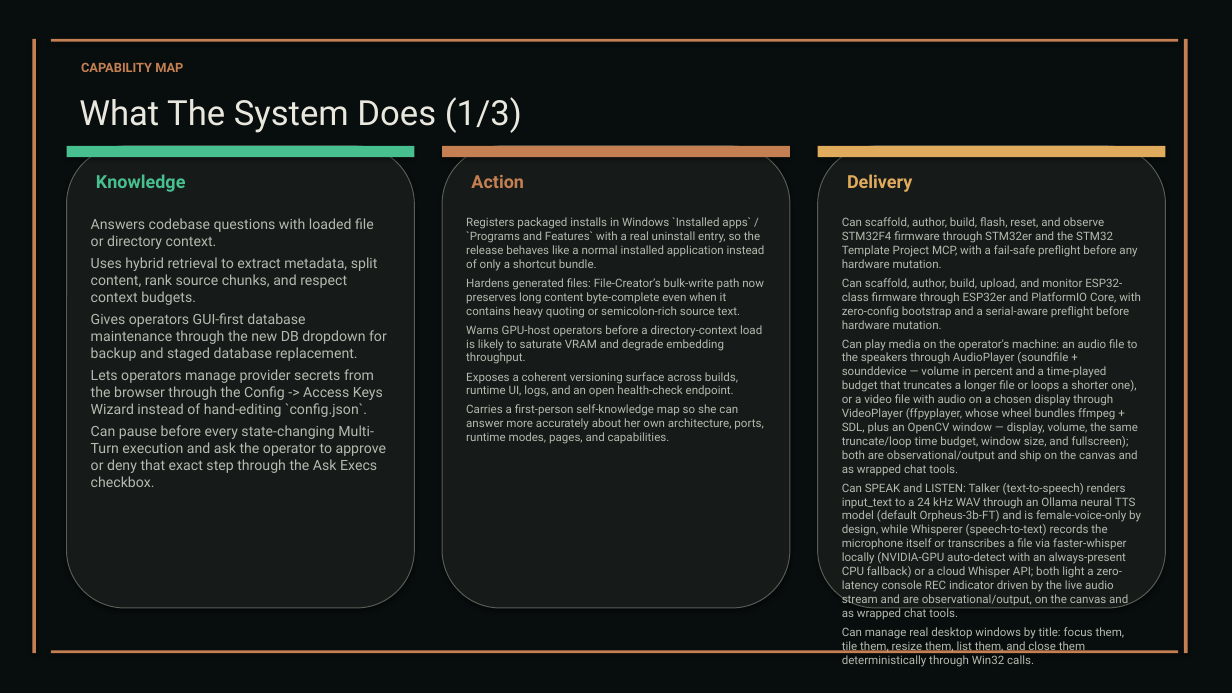
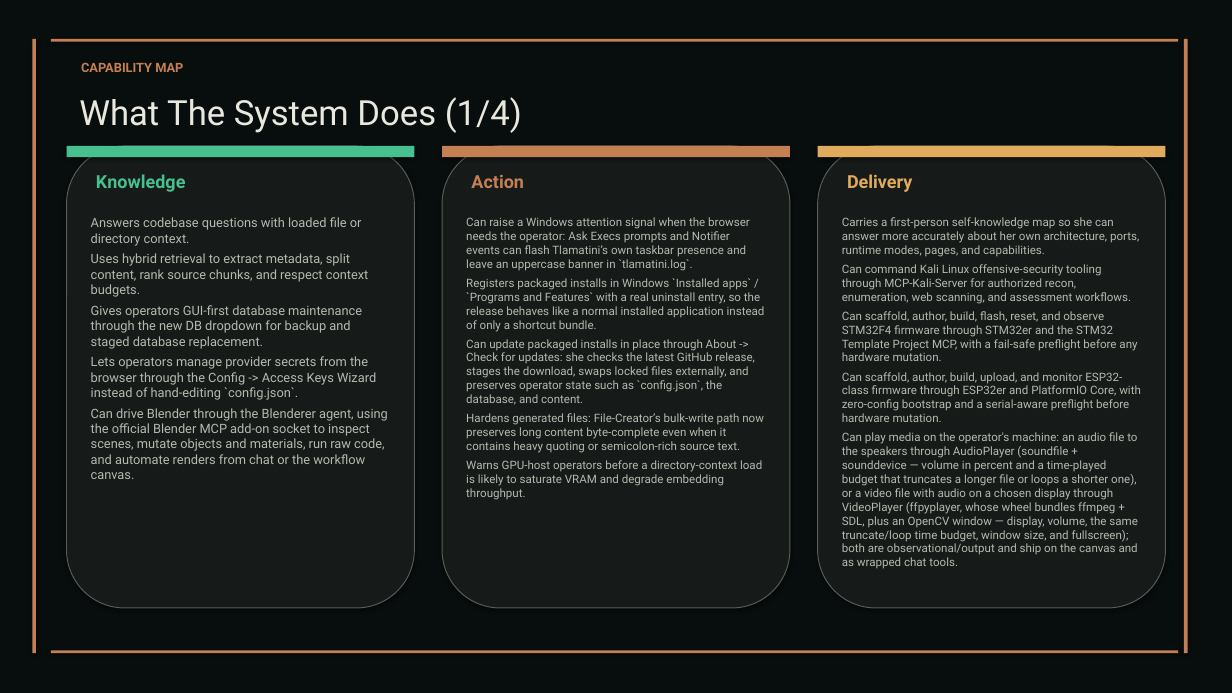
Before and after one commit to XAIHT/Tlamatini, a slide deck: slide 3 of Tlamatini_eXtended_Artificial_Intelligence_Humanly_Tempered.pptx. Drawn at 1232x693 pixels with LibreOffice and Linux fonts; fonts in the diff are those of the drawing. Boxes give left, top, right and bottom in pixels: in the first picture for what was removed or moved away, otherwise in the second. Text is boxed around its words. In the diff, an @@ line names an element or a change of style, - is before the commit and + after.

```diff
--- a/Tlamatini_eXtended_Artificial_Intelligence_Humanly_Tempered.pptx
+++ b/Tlamatini_eXtended_Artificial_Intelligence_Humanly_Tempered.pptx
@@ text at [79,97,522,133]: text changed @@
-What The System Does (1/3)
+What The System Does (1/4)
@@ text at [91,217,376,400]: size 11 to 10 pt in "Answers codebase questions with loaded file or ...", "Uses hybrid retrieval to extract metadata, split ...", "Gives operators GUI-first database maintenance through the ...", "Lets operators manage provider secrets from the ..." @@
@@ text at [466,217,750,271]: paragraph added @@
+Can raise a Windows attention signal when the browser needs the operator: Ask Execs prompts and Notifier events can flash Tlamatini’s own taskbar presence and leave an uppercase banner in `tlamatini.log`.
@@ text at [842,217,1139,304]: paragraphs added @@
+Carries a first-person self-knowledge map so she can answer more accurately about her own architecture, ports, runtime modes, pages, and capabilities.
+Can command Kali Linux offensive-security tooling through MCP-Kali-Server for authorized recon, enumeration, web scanning, and assessment workflows.
@@ text at [466,339,755,405]: paragraph added @@
+Can update packaged installs in place through About -> Check for updates: she checks the latest GitHub release, stages the download, swaps locked files externally, and preserves operator state such as `config.json`, the database, and content.
@@ text at [466,372,763,444]: paragraphs removed @@
-Exposes a coherent versioning surface across builds, runtime UI, logs, and an open health-check endpoint.
-Carries a first-person self-knowledge map so she can answer more accurately about her own architecture, ports, runtime modes, pages, and capabilities.
@@ text at [91,408,388,479]: text changed; size 11 to 10 pt @@
-Can pause before every state-changing Multi-Turn execution and ask the operator to approve or deny that exact step through the Ask Execs checkbox.
+Can drive Blender through the Blenderer agent, using the official Blender MCP add-on socket to inspect scenes, mutate objects and materials, run raw code, and automate renders from chat or the workflow canvas.
@@ text at [842,483,1141,667]: paragraphs removed @@
-Can SPEAK and LISTEN: Talker (text-to-speech) renders input_text to a 24 kHz WAV through an Ollama neural TTS model (default Orpheus-3b-FT) and is female-voice-only by design, while Whisperer (speech-to-text) records the microphone itself or transcribes a file via faster-whisper locally (NVIDIA-GPU auto-detect with an always-present CPU fallback) or a cloud Whisper API; both light a zero-latency console REC indicator driven by the live audio stream and are observational/output, on the canvas and as wrapped chat tools.
-Can manage real desktop windows by title: focus them, tile them, resize them, list them, and close them deterministically through Win32 calls.
```
Also in this commit, not shown: 53 other slides changed, 6 slides added, 1 slide removed, 2 other files.
